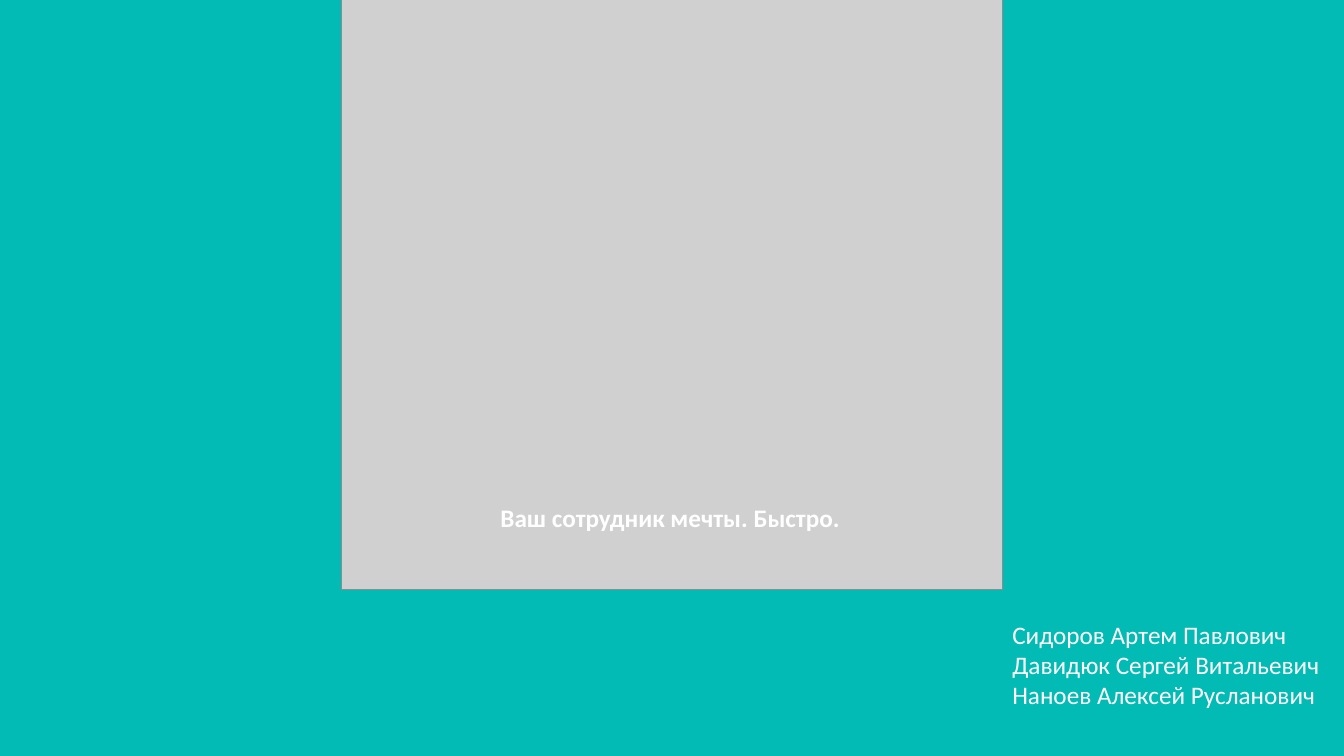
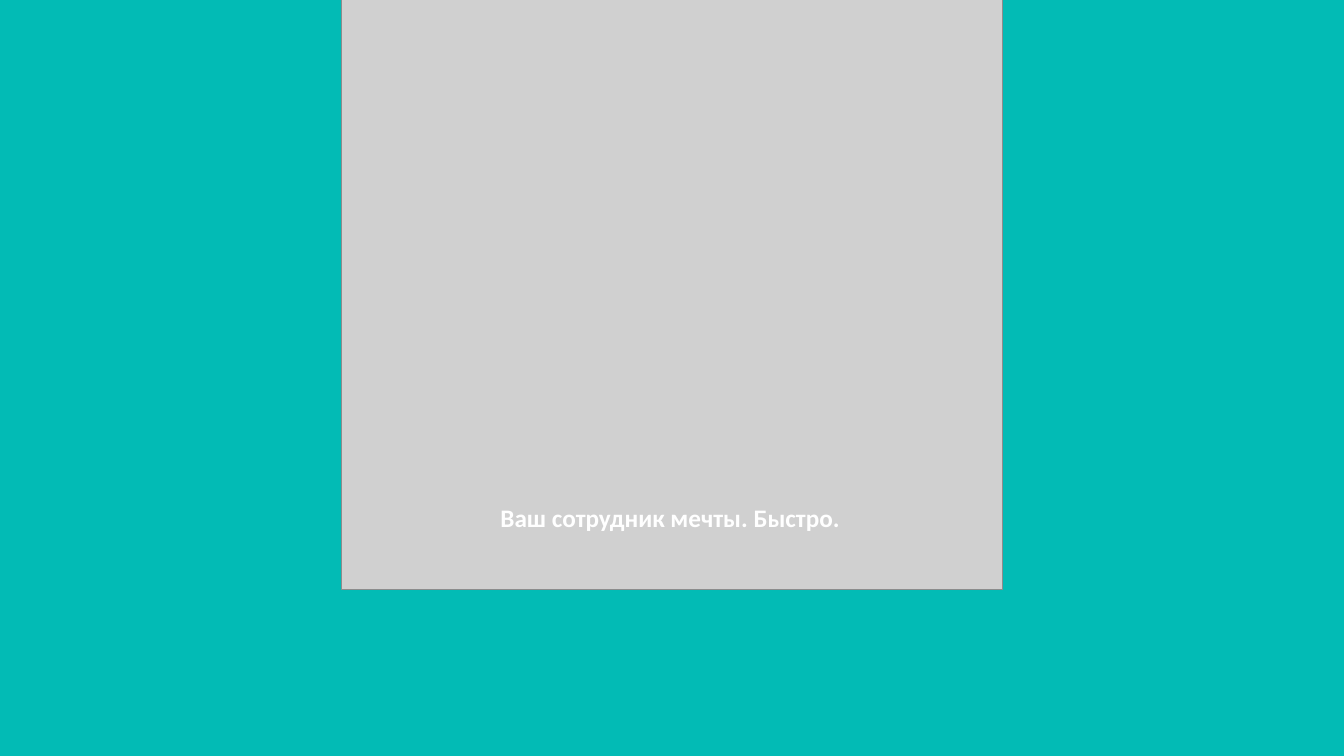
Before and after one commit to atomSkittlesTeam/atomicHunter, a slide deck: slide 1 of AtomicHunterTemplate.pptx. Drawn at 1344x756 pixels with LibreOffice and Linux fonts; fonts in the diff are those of the drawing; grey boxes stand for pictures; background and template pictures are left out. Boxes give left, top, right and bottom in pixels: in the first picture for what was removed or moved away, otherwise in the second. Text is boxed around its words. In the diff, an @@ line names an element or a change of style, - is before the commit and + after.

Commit message:
powerpoint

```diff
--- a/AtomicHunterTemplate.pptx
+++ b/AtomicHunterTemplate.pptx
@@ text removed at (1012, 627, 1319, 708) @@
-Сидоров Артем Павлович
-Давидюк Сергей Витальевич
-Наноев Алексей Русланович
```
Also in this commit, not shown: 2 other slides changed, 1 slide added, 1 other file.
